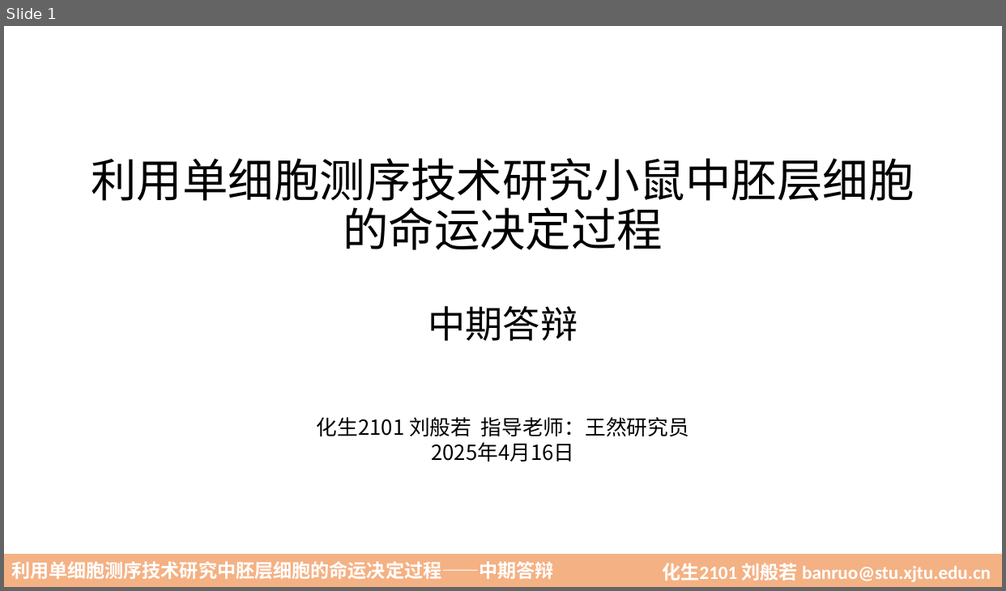
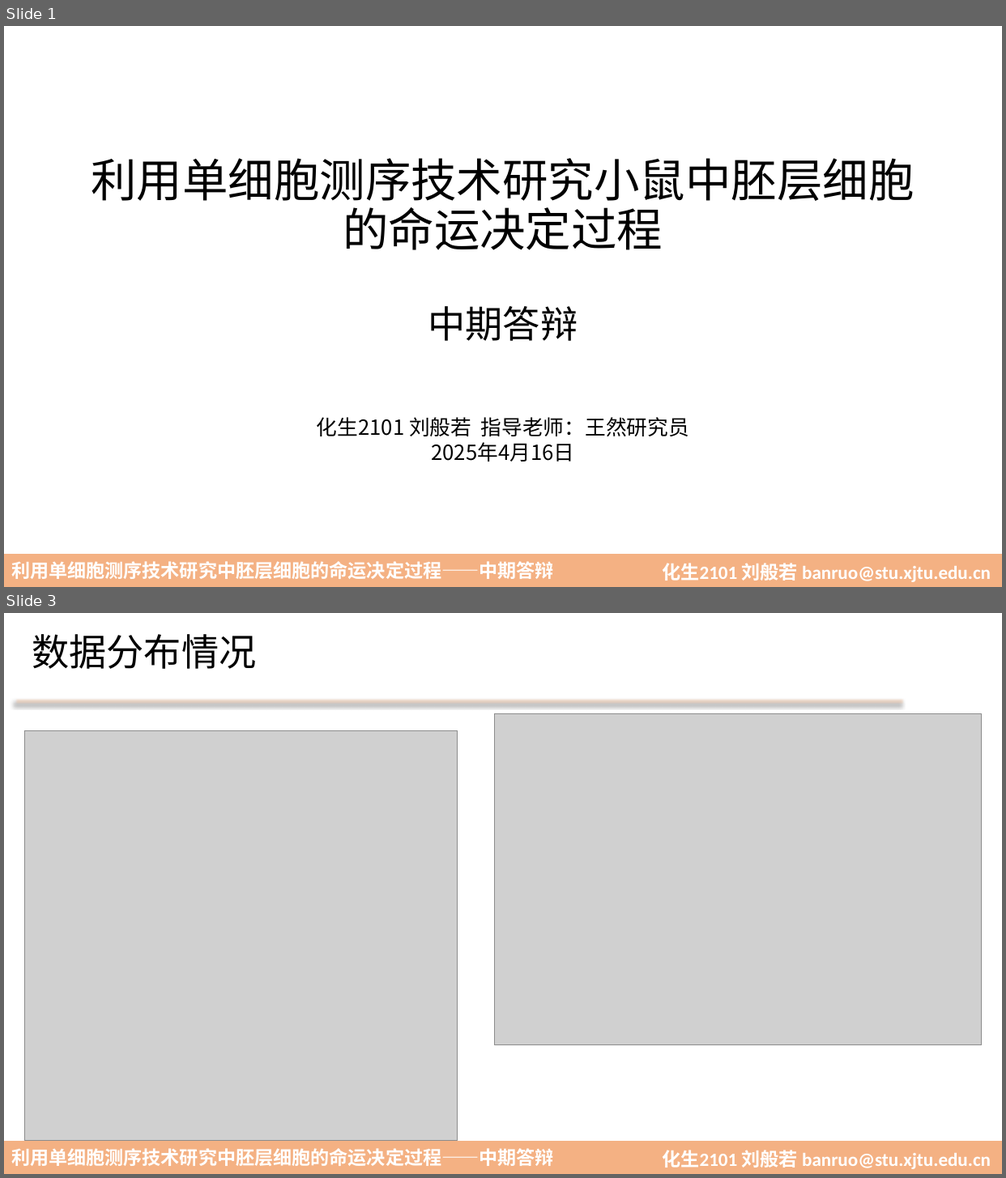
Before and after one commit to herminyliu/sc-fyp, a slide deck: 中期答辩-刘般若.pptx. Shown one above the other, each under a label of ours: slide 1 before the commit, slides 1 and 3 after it; the slides between them are not shown. The pictures are 1006x591 and 1006x1178 pixels, drawn with LibreOffice and Linux fonts; fonts in the diff are those of the drawing; grey boxes stand for pictures; background and template pictures are left out. Boxes give left, top, right and bottom in pixels: in the first picture for what was removed or moved away, otherwise in the second. Text is boxed around its words. In the diff, an @@ line names an element or a change of style, - is before the commit and + after.

```diff
--- a/中期答辩-刘般若.pptx
+++ b/中期答辩-刘般若.pptx
@@ slide 3 added at box(4, 613, 1002, 1174), background #FFFFFF; not listed: 3 template elements that a slide beside it also shows @@
@@ text added at box(32, 634, 256, 669), 36 pt, text #000000 @@
+数据分布情况
@@ rectangle added at box(15, 700, 903, 704), fill #F4B183 @@
@@ picture added at box(24, 730, 458, 1141) @@
@@ picture added at box(494, 714, 982, 1046) @@
```
Also in this commit, not shown: 5 slides changed, 7 other slides added, 16 other files.
